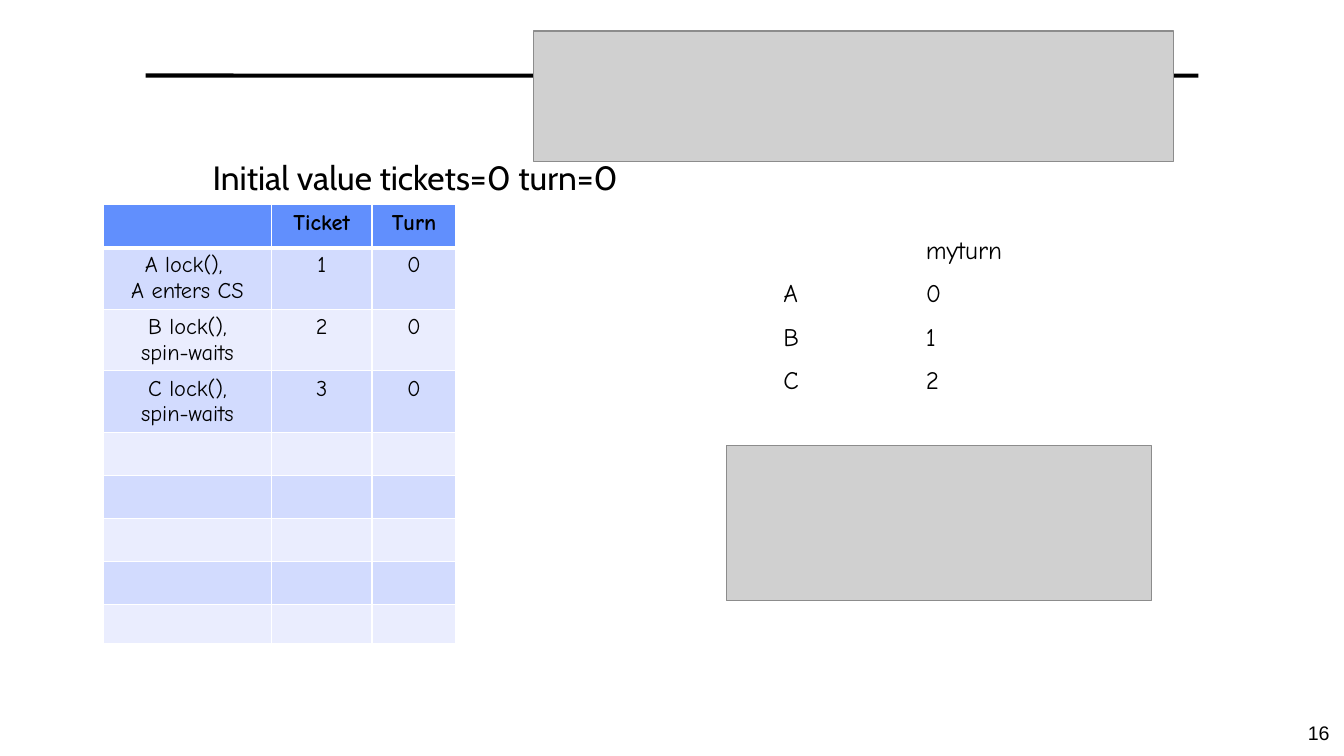
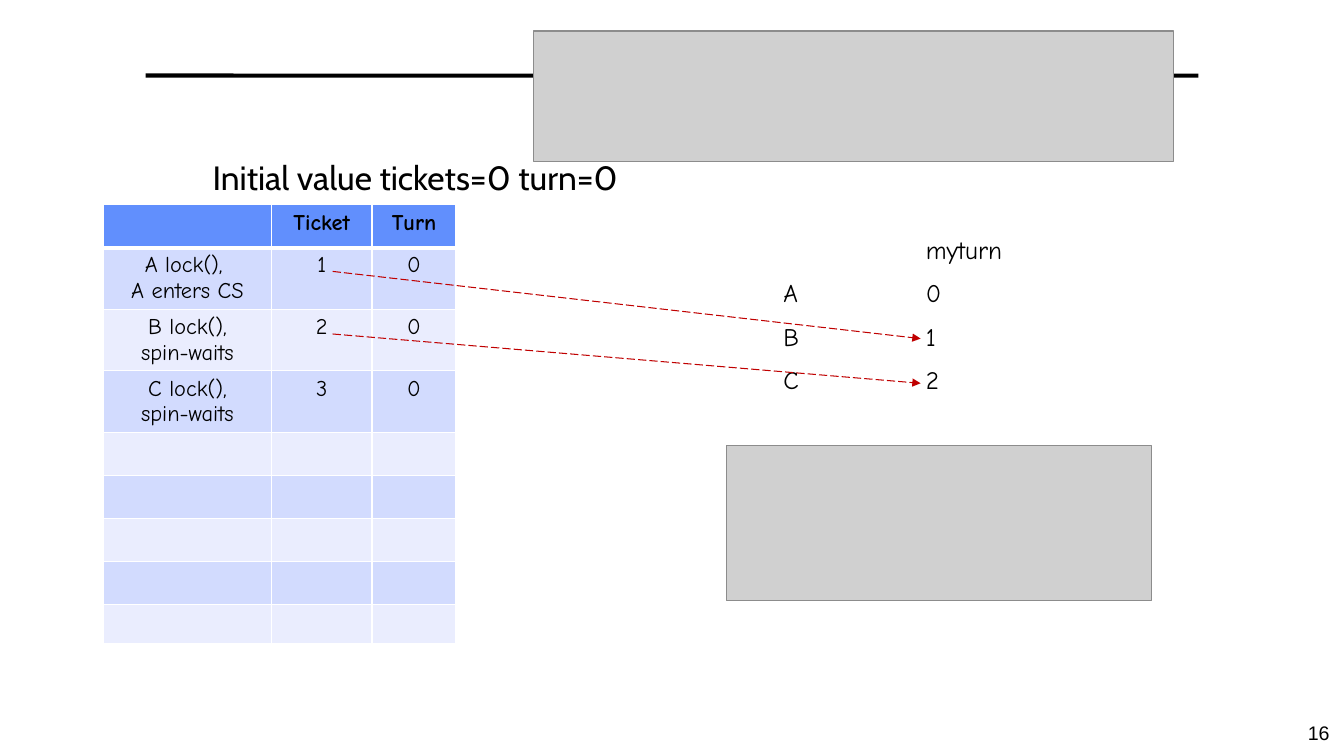
Before and after one commit to guhofstra/CSC112Fa26, a slide deck: slide 16 of PPTs/L3-Synchronization.pptx. Drawn at 1344x756 pixels with LibreOffice and Linux fonts; fonts in the diff are those of the drawing; grey boxes stand for pictures. Boxes give left, top, right and bottom in pixels: in the first picture for what was removed or moved away, otherwise in the second. Text is boxed around its words. In the diff, an @@ line names an element or a change of style, - is before the commit and + after.

```diff
--- a/PPTs/L3-Synchronization.pptx
+++ b/PPTs/L3-Synchronization.pptx
@@ arrow added from (333, 271) to (921, 339), #C00000 0.75 pt dashed @@
@@ arrow added from (333, 334) to (921, 383), #C00000 0.75 pt dashed @@
```
Also in this commit, not shown: 3 other slides changed, 1 other file.
